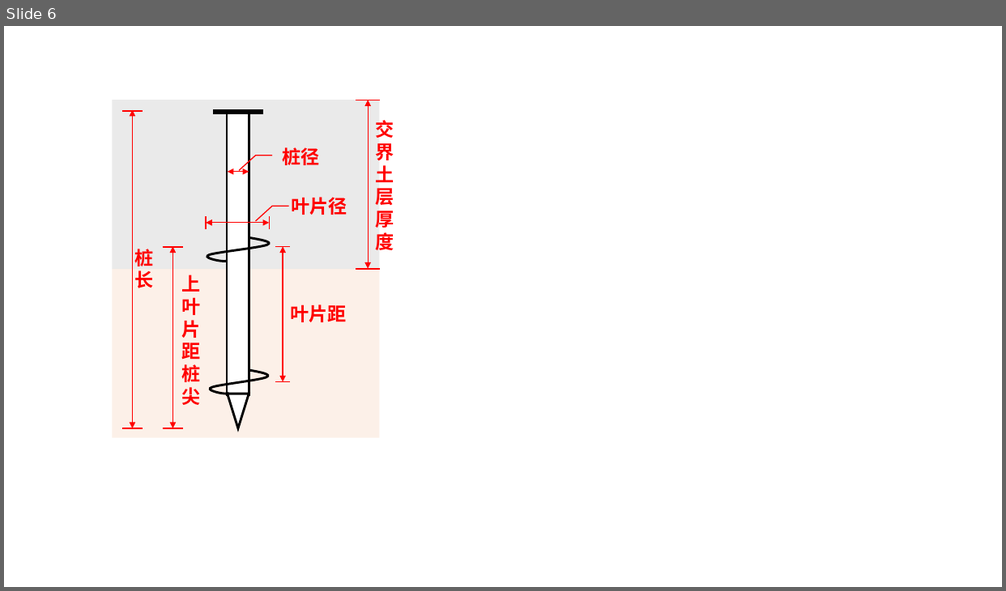
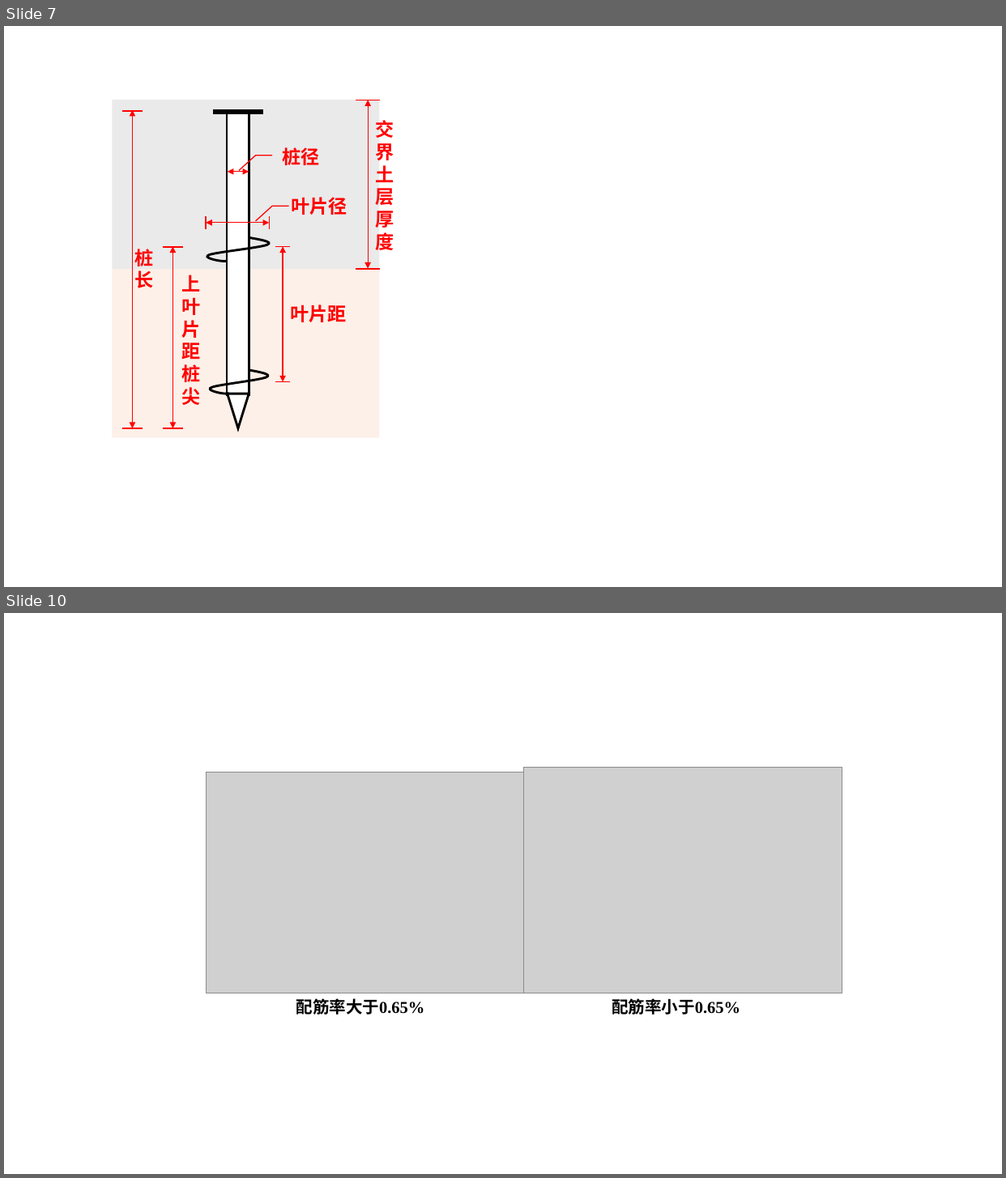
Before and after one commit to Learners506/VScode, a slide deck: Foundation/新建Microsoft PowerPoint 演示文稿.pptx. Shown one above the other, each under a label of ours: slide 6 before the commit, slides 7 and 10 after it; the slides between them are not shown. The pictures are 1006x591 and 1006x1178 pixels, drawn with LibreOffice and Linux fonts; fonts in the diff are those of the drawing; grey boxes stand for pictures. Boxes give left, top, right and bottom in pixels: in the first picture for what was removed or moved away, otherwise in the second. Text is boxed around its words. In the diff, an @@ line names an element or a change of style, - is before the commit and + after.

```diff
--- a/Foundation/新建Microsoft PowerPoint 演示文稿.pptx
+++ b/Foundation/新建Microsoft PowerPoint 演示文稿.pptx
@@ slide 10 added at box(4, 613, 1002, 1174), background #FFFFFF @@
@@ group added at box(206, 767, 842, 1015): 2 pictures, 2 texts @@
+配筋率大于0.65%
+配筋率小于0.65%
@@ what was slide 6 is now slide 7 @@
```
Also in this commit, not shown: 2 slides changed, 6 other slides added, 25 other files.
